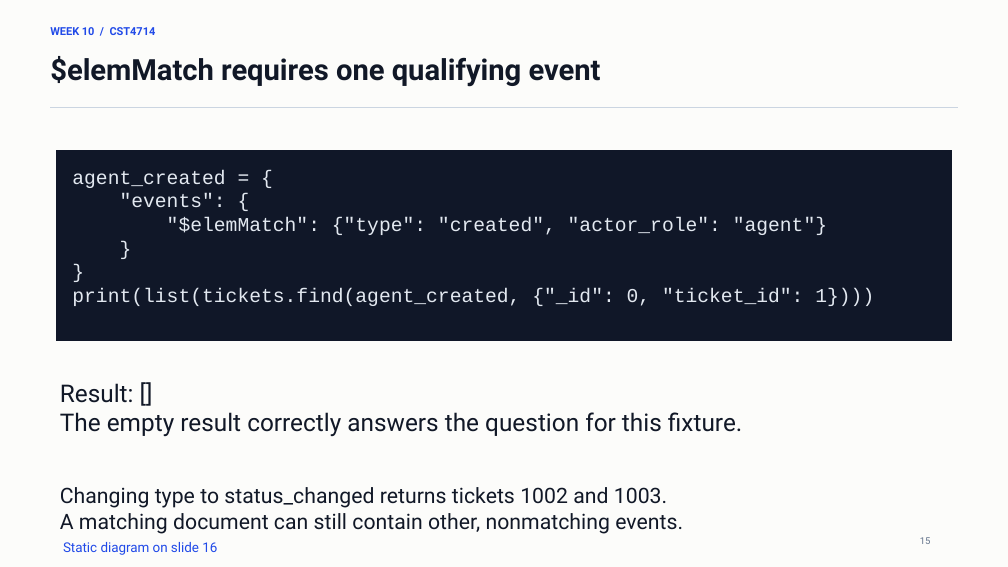
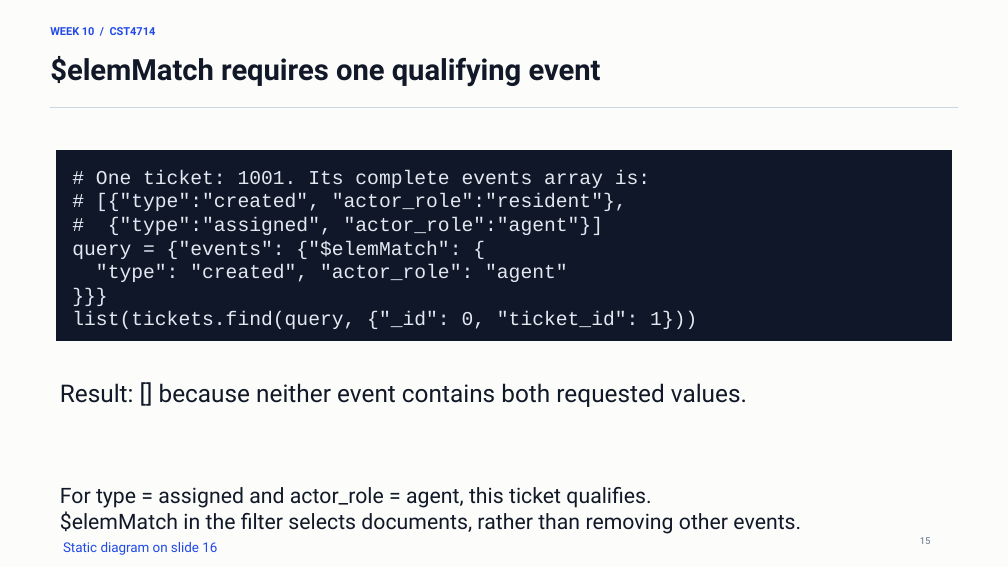
Before and after one commit to lolusername/CST4714_DB_admin, a slide deck: slide 15 of week_10/week_10_mql_document_modeling.pptx. Drawn at 1008x567 pixels with LibreOffice and Linux fonts; fonts in the diff are those of the drawing. Boxes give left, top, right and bottom in pixels: in the first picture for what was removed or moved away, otherwise in the second. Text is boxed around its words. In the diff, an @@ line names an element or a change of style, - is before the commit and + after.

Commit message:
Teach Week 10 concepts with self-contained lecture examples

```diff
--- a/week_10/week_10_mql_document_modeling.pptx
+++ b/week_10/week_10_mql_document_modeling.pptx
@@ text at (72, 170, 697, 329): text changed @@
-agent_created = {
-"events": {
-"$elemMatch": {"type": "created", "actor_role": "agent"}
-}
-}
-print(list(tickets.find(agent_created, {"_id": 0, "ticket_id": 1})))
+# One ticket: 1001. Its complete events array is:
+# [{"type":"created", "actor_role":"resident"},
+# {"type":"assigned", "actor_role":"agent"}]
+query = {"events": {"$elemMatch": {
+"type": "created", "actor_role": "agent"
+}}}
+list(tickets.find(query, {"_id": 0, "ticket_id": 1}))
@@ text at (60, 383, 747, 407): text changed @@
-Result: []
-The empty result correctly answers the question for this fixture.
+Result: [] because neither event contains both requested values.
@@ text at (60, 487, 801, 534): text changed @@
-Changing type to status_changed returns tickets 1002 and 1003.
-A matching document can still contain other, nonmatching events.
+For type = assigned and actor_role = agent, this ticket qualifies.
+$elemMatch in the filter selects documents, rather than removing other events.
```
Also in this commit, not shown: 27 other slides changed, 4 other files.
